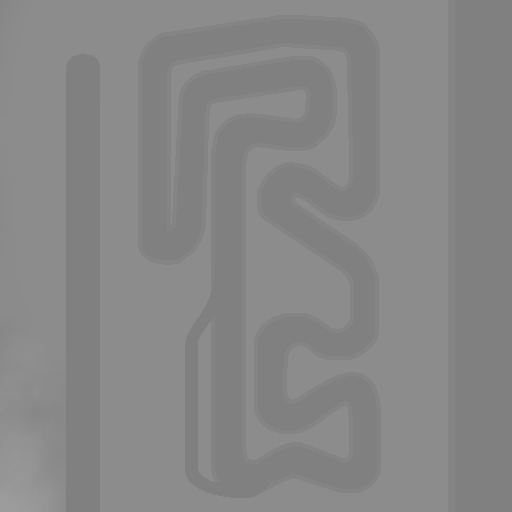
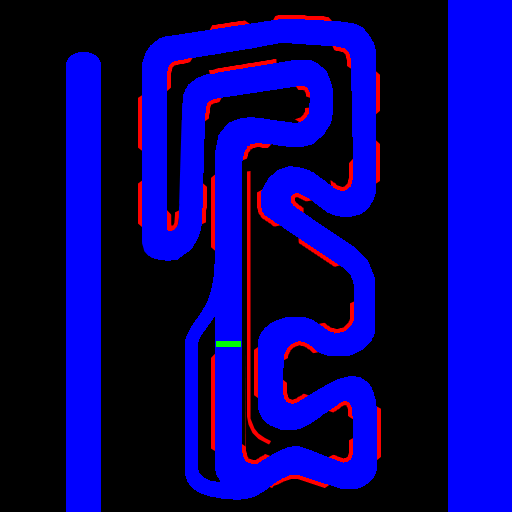
Before/after of a 512 x 512 layered artwork. What changed in the layer stack:
showed "blend_map_06", painted on it over [185, 259, 294, 500]
showed "blend_map_05" over [66, 0, 512, 512]
showed "blend_map_04" over [142, 19, 377, 494]
showed "blend_map_03" over [132, 12, 386, 502]
showed "blend_map_02" over [137, 14, 382, 499]
showed "blend_map_01" over [0, 0, 512, 512]
painted on "height_map_07" over [184, 465, 294, 500]
